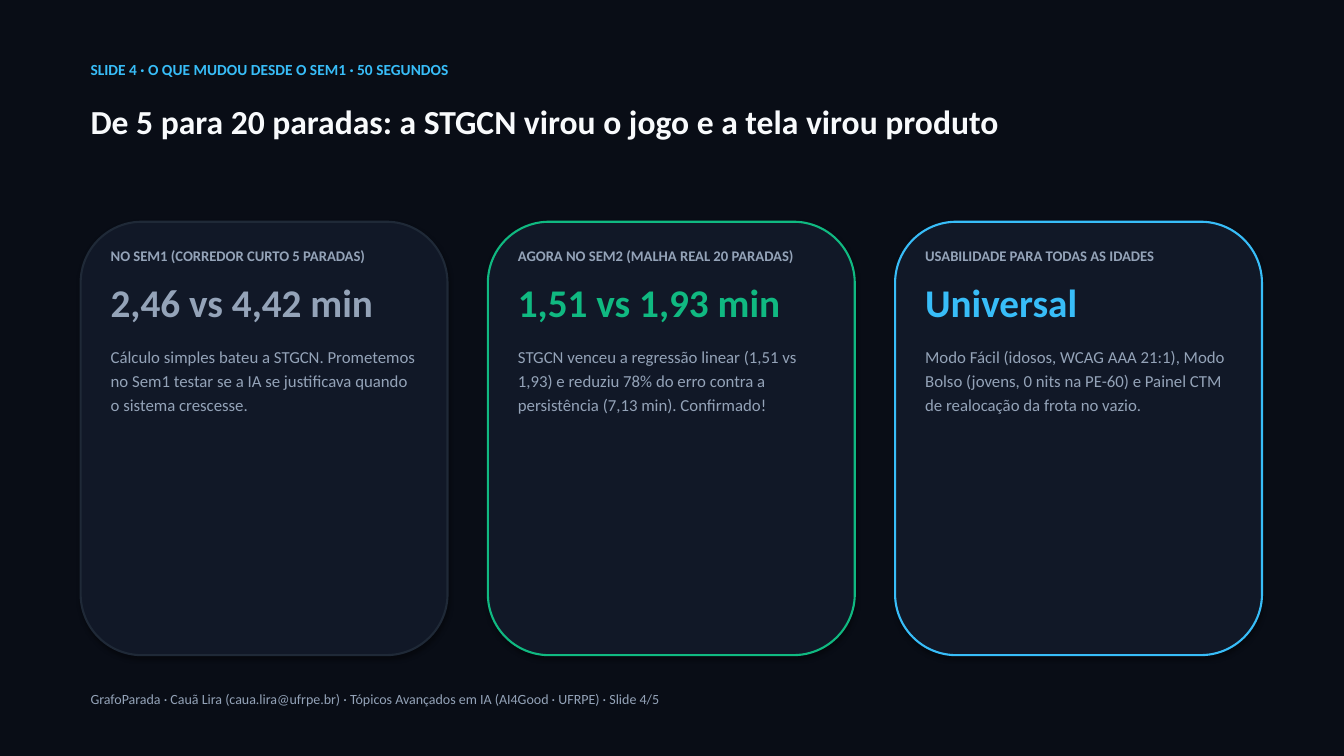
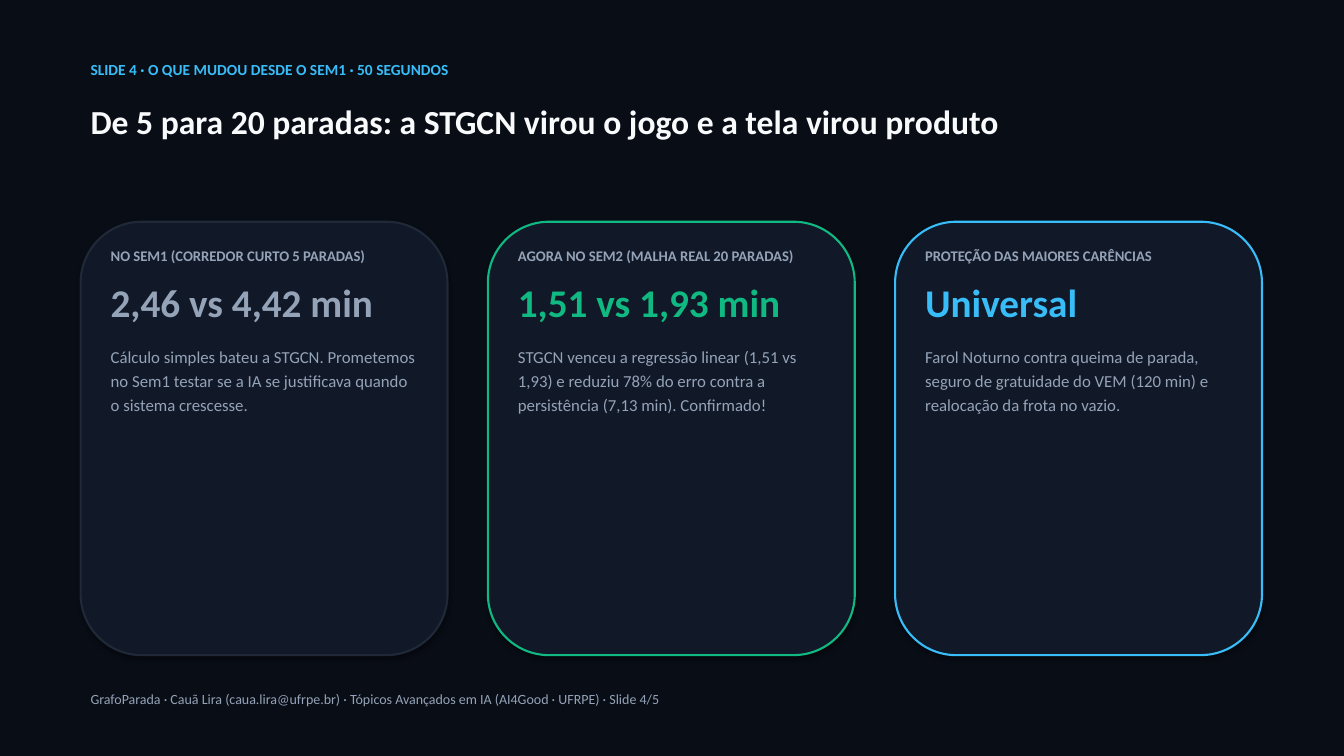
Before and after one commit to lira-labs/workspace, a slide deck: slide 4 of va2/GrafoParada_Seminario2_CauaLira.pptx. Drawn at 1344x756 pixels with LibreOffice and Linux fonts; fonts in the diff are those of the drawing. Boxes give left, top, right and bottom in pixels: in the first picture for what was removed or moved away, otherwise in the second. Text is boxed around its words. In the diff, an @@ line names an element or a change of style, - is before the commit and + after.

```diff
--- a/va2/GrafoParada_Seminario2_CauaLira.pptx
+++ b/va2/GrafoParada_Seminario2_CauaLira.pptx
@@ text at (925, 249, 1152, 264): text changed @@
-USABILIDADE PARA TODAS AS IDADES
+PROTEÇÃO DAS MAIORES CARÊNCIAS
@@ text at (925, 351, 1208, 414): text changed @@
-Modo Fácil (idosos, WCAG AAA 21:1), Modo Bolso (jovens, 0 nits na PE-60) e Painel CTM de realocação da frota no vazio.
+Farol Noturno contra queima de parada, seguro de gratuidade do VEM (120 min) e realocação da frota no vazio.
```
Also in this commit, not shown: 2 other slides changed, 7 other files.
